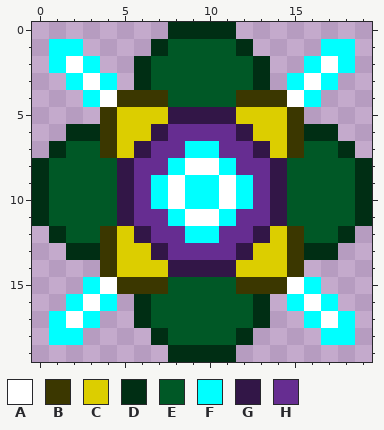
A pixel-art sprite gets an edit: Project/CSCI342-GroupProject/app/src/main/res/drawable/enemy_diagonal.png. Above is the file before it was changed.
The file is 80x80 pixels, drawn in blocks of 4x4; one block is one cell here.
Palette (. is transparent): A #ffffff  B #3b3700  C #dcce00  D #002e14  E #005826  F #00ffff  G #321647  H #662d91
Pixels before, first column x 0:
 0 ........DDDD........
 1 .FF....DEEEED....FF.
 2 .FAF..DEEEEEED..FAF.
 3 ..FAF.DEEEEEED.FAF..
 4 ...FABBBEEEEBBBAF...
 5 ....BCCCGGGGCCCB....
 6 ..DDBCCGHHHHGCCBDD..
 7 .DEEBCGHHFFHHGCBEED.
 8 DEEEEGHHFAAFHHGEEEED
 9 DEEEEGHFAFFAFHGEEEED
10 DEEEEGHFAFFAFHGEEEED
11 DEEEEGHHFAAFHHGEEEED
12 .DEEBCGHHFFHHGCBEED.
13 ..DDBCCGHHHHGCCBDD..
14 ....BCCCGGGGCCCB....
15 ...FABBBEEEEBBBAF...
16 ..FAF.DEEEEEED.FAF..
17 .FAF..DEEEEEED..FAF.
18 .FF....DEEEED....FF.
19 ........DDDD........
After:
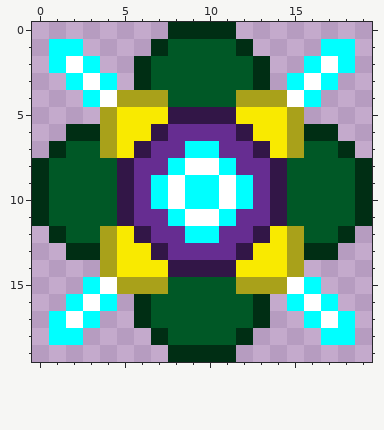
The exact change:
Colour B changes from #3b3700 to #a9a11a.
Colour C changes from #dcce00 to #f9ea00.
